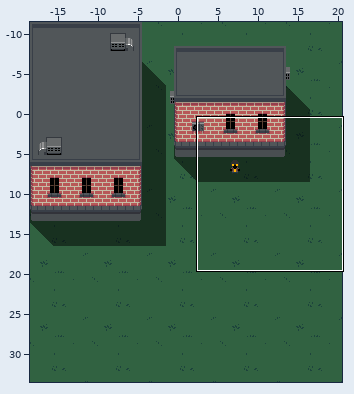
An edit to a level. Tiled map, assets/maps/start.tmx. The first picture is a wide view before the edit; the outline marks the close-up.
Close-up. Before the edit:
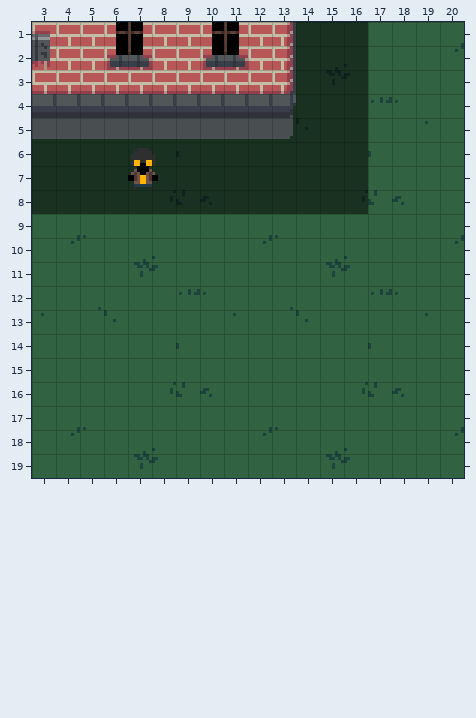
Cells are 8x8 px. Shown: x 3..20, y 1..19. The commit also changed other parts of the map, which this record leaves out. Tiles whose own drawing changed are shown in their newer look in all pictures.
And afterwards:
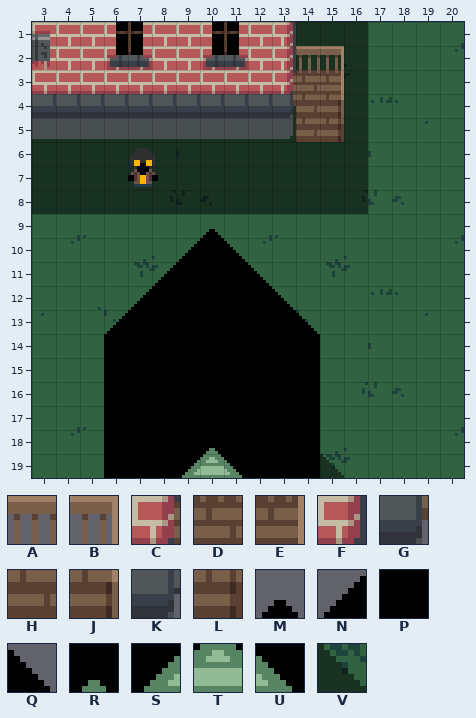
Key: from "brick": A 53, B 54, C 66, D 67, E 68, F 72, G 80, H 81, J 82, K 86, L 96, M 113, N 126, P 127, Q 128, R 141, S 154, T 155, U 156; from "shadows": V 2.
_ is an empty cell, . an unchanged one.
See-through tiles are keyed as they look on the map.
What changed:
--- layer "Shadows"
@@ x 15..15 @@
-19 _
+19 V
--- layer "Buildings"
@@ x 13..15 @@
- 2 .__
- 3 F__
- 4 K__
- 5 .__
+ 2 .AB
+ 3 CDE
+ 4 GHJ
+ 5 .HL
@@ x 6..14 @@
- 9 ...._....
-10 ...___...
-11 .._____..
-12 ._______.
-13 _________
-14 _________
-15 _________
-16 _________
-17 _________
-18 _________
-19 _________
+ 9 ....M....
+10 ...NPQ...
+11 ..NPPPQ..
+12 .NPPPPPQ.
+13 NPPPPPPPQ
+14 PPPPPPPPP
+15 PPPPPPPPP
+16 PPPPPPPPP
+17 PPPPPPPPP
+18 PPPPRPPPP
+19 PPPSTUPPP
Pixel boxes of the changes (left, top, right, bottom) in both close-ups:
changed: (293, 46, 344, 142)
added: (104, 229, 344, 478)
